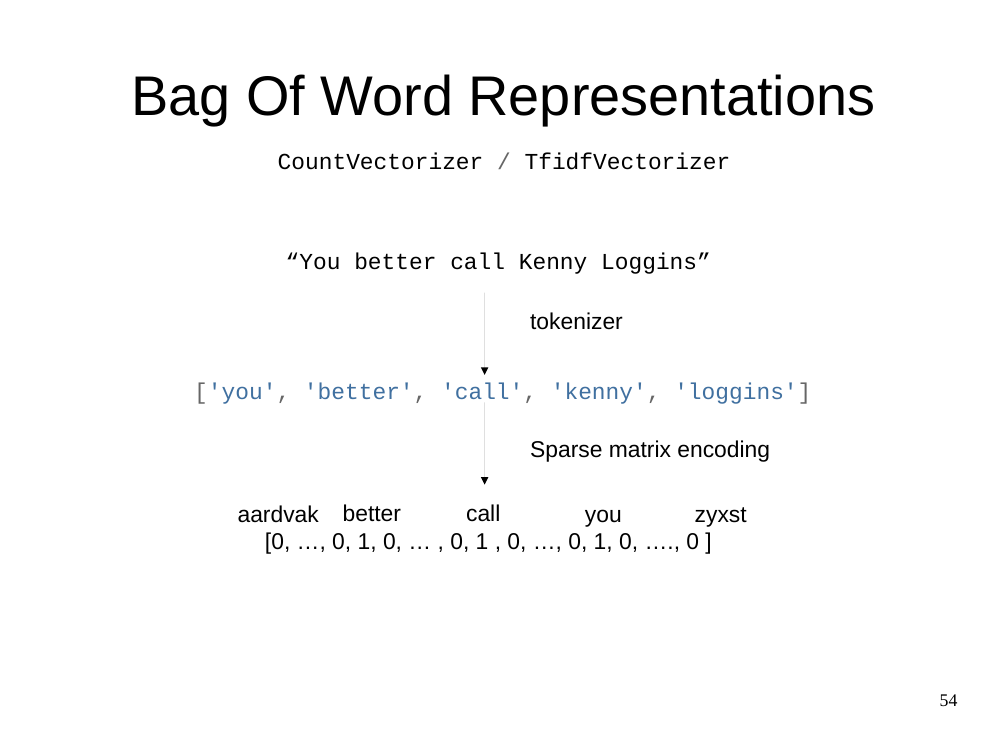
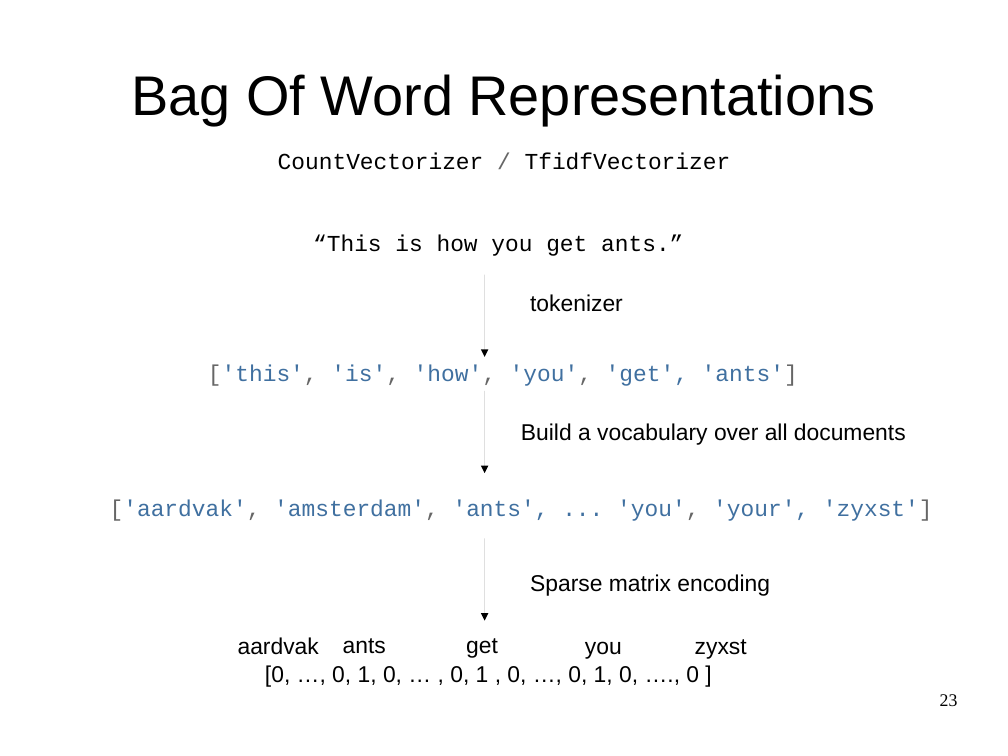
Before and after one commit to amueller/advanced-sklearn-boston-nlp-2016, a slide deck: slide 23 of pydata-amsterdam-advanced-sklearn.odp (slide 54 before the commit). Drawn at 1008x756 pixels with LibreOffice and Linux fonts; fonts in the diff are those of the drawing. Boxes give left, top, right and bottom in pixels: in the first picture for what was removed or moved away, otherwise in the second. Text is boxed around its words. In the diff, an @@ line names an element or a change of style, - is before the commit and + after.

```diff
--- a/pydata-amsterdam-advanced-sklearn.odp
+++ b/pydata-amsterdam-advanced-sklearn.odp
@@ text added at <box>313,235,683,256</box>, 18 pt, text #000000 @@
+“This is how you get ants.”
@@ text removed at <box>286,253,711,274</box> @@
-“You better call Kenny Loggins”
@@ arrow moved from (485, 293) - (485, 375) to (485, 274) - (485, 357) @@
@@ text "tokenizer": place and size @@
-text "tokenizer" at <box>530,312,623,330</box>
+text "tokenizer" at <box>530,294,623,312</box>
@@ text removed at <box>194,382,811,404</box> @@
-['you', 'better', 'call', 'kenny', 'loggins']
@@ text added at <box>208,364,798,386</box>, 18 pt, text #4070A0 @@
+['this', 'is', 'how', 'you', 'get', 'ants']
@@ arrow moved from (485, 402) - (485, 485) to (485, 391) - (485, 473) @@
@@ text added at <box>521,423,906,445</box>, 18 pt, text #000000 @@
+Build a vocabulary over all documents
@@ text added at <box>110,500,933,521</box>, 18 pt, text #4070A0 @@
+['aardvak', 'amsterdam', 'ants', ... 'you', 'your', 'zyxst']
@@ text removed at <box>343,504,401,522</box> @@
-better
@@ text removed at <box>466,504,500,522</box> @@
-call
@@ arrow added from (485, 539) to (485, 621), #000000 0 pt @@
@@ text "Sparse matrix encoding": place and size @@
-text "Sparse matrix encoding" at <box>530,440,770,462</box>
+text "Sparse matrix encoding" at <box>530,574,770,596</box>
@@ 3 texts: place and size @@
-3 texts at <box>238,505,747,527</box>
+3 texts at <box>238,637,747,659</box>
@@ text "[0, …, 0, 1, 0, ...": place and size @@
-text "[0, …, 0, 1, 0, ..." at <box>265,532,699,554</box>
+text "[0, …, 0, 1, 0, ..." at <box>265,665,699,687</box>
@@ text added at <box>343,638,386,654</box>, 18 pt, text #000000 @@
+ants
@@ text added at <box>466,638,498,658</box>, 18 pt, text #000000 @@
+get
@@ page number at <box>940,694,958,706</box>: text changed @@
-54
+23
```
Also in this commit, not shown: 6 other slides changed, 27 slides added, 16 slides removed.
